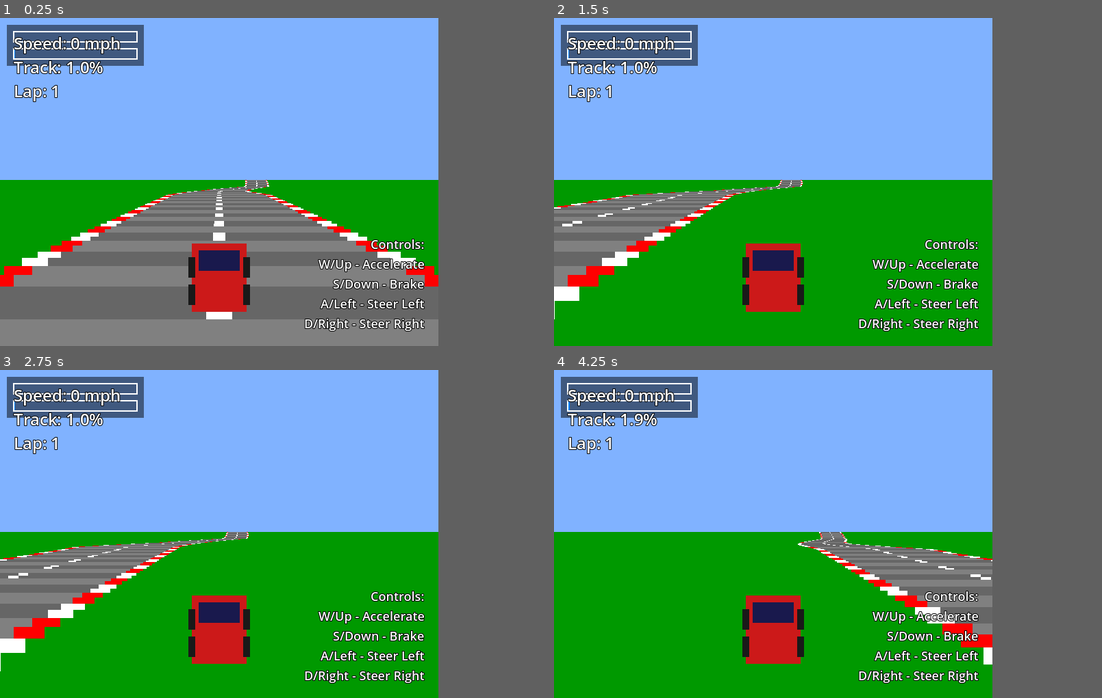
Above: before the commit, frames 1-4 (two rows, left to right).
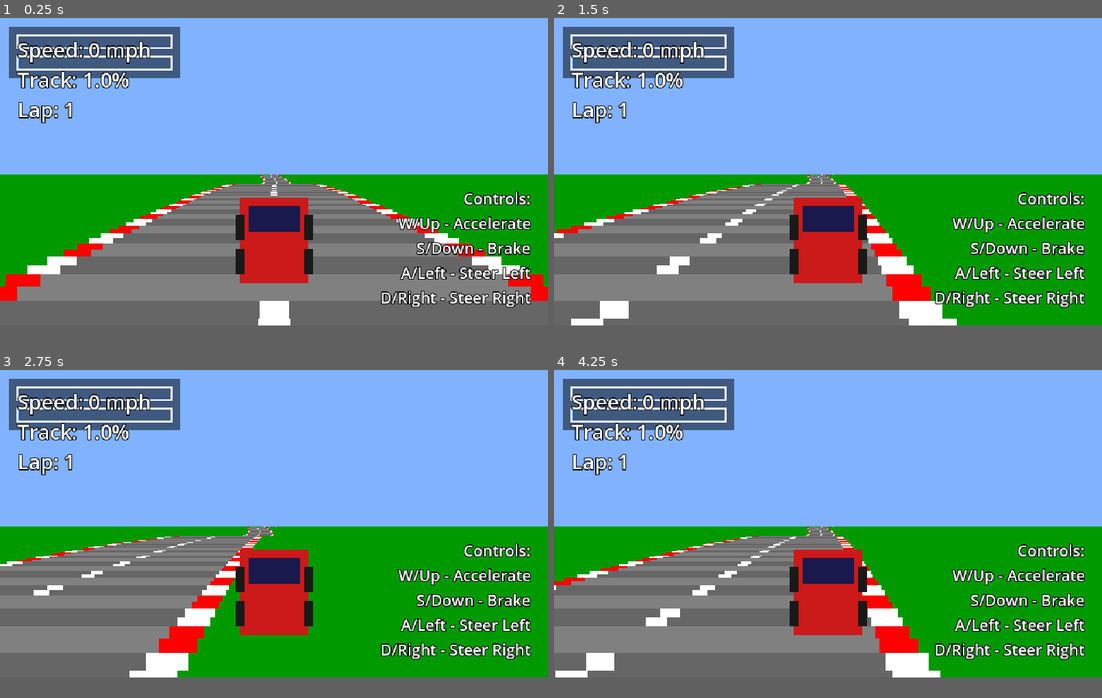
Above: after the commit, the same moments.

Repository: csmallfield/SpaceRacer
Game: Godot game, scene res://scenes/Main.tscn
Same seed, same stepped clock (60 frames per second), same inputs: the game is played once before the commit and once after it.
Inputs:
- Up to frame 1 (0.25 s): no input
- Up to frame 2 (1.5 s): tap Enter at 0.5 s; hold D (steer_right) 0.53-1.28 s; hold S (brake) from 1.28 s (still down)
- Up to frame 3 (2.75 s): tap Space at 2 s; release S (brake) at 2.03 s; hold D (steer_right) from 2.03 s (still down)
- Up to frame 4 (4.25 s): release D (steer_right) at 2.78 s; hold W (accelerate) 2.78-3.53 s; hold A (steer_left) from 3.53 s (still down)
The window is 640x480 before the commit and 800x450 after it. Grey fills any space a smaller window leaves; there, only what the larger window draws over its background counts as a difference.

The runs differ from the first frame. In frame 1, 35% of the frame differs, in the area x 0-100%, y 2-96%; in frame 2, 41%; in frame 3, 36%; in frame 4, 45%.

Commit message:
smoother curves

Diff:
--- a/spaceracer/project.godot
+++ b/spaceracer/project.godot
@@ -17,9 +17,10 @@
 
 [display]
 
-window/size/viewport_width=640
-window/size/viewport_height=480
+window/size/viewport_width=1280
+window/size/viewport_height=720
 window/stretch/mode="viewport"
+window/stretch/scale=2.0
 
 [input]
 
--- a/spaceracer/scripts/Player.gd
+++ b/spaceracer/scripts/Player.gd
@@ -12,9 +12,9 @@
 const ACCELERATION: float = 200.0
 const DECELERATION: float = 300.0
 const BRAKE_DECELERATION: float = 150.0
-const OFF_ROAD_DECEL: float = 00.0
-const STEERING_SPEED: float = 20.0
-const CENTRIFUGAL_FORCE: float = 0.3
+const OFF_ROAD_DECEL: float = 200.0
+const STEERING_SPEED: float = 1.0
+const CENTRIFUGAL_FORCE: float = 0.5
 
 # Camera
 const CAMERA_HEIGHT: float = 1000.0  # Camera height above road
@@ -43,12 +43,13 @@
 		steering = 1.0
 
 	# Apply centrifugal force from curves
-	if current_segment:
-		x -= (current_segment.curve * speed * CENTRIFUGAL_FORCE * delta)
-
 	# Apply steering
 	x += steering * STEERING_SPEED * delta
 
+# Apply centrifugal force from curves (after steering so it can be fought)
+	if current_segment:
+		var curve_push = current_segment.curve * (speed / MAX_SPEED) * CENTRIFUGAL_FORCE * delta
+		x -= curve_push
 	# Keep player on or near the road (allow going off-road but slow down)
 	if abs(x) > 1.0:
 		# Off-road - apply additional deceleration
--- a/spaceracer/scripts/RoadRenderer.gd
+++ b/spaceracer/scripts/RoadRenderer.gd
@@ -86,6 +86,10 @@
 
 		segment.y = y_pos
 
+		# Hills - add elevation changes
+		var hill_position: float = float(i) / float(num_segments) * PI * 4.0
+		y_pos = sin(hill_position) * 500.0 + cos(hill_position * 0.5) * 200.0
+
 		# Alternate colors for road stripes
 		segment.is_striped = (i % 4) < 2
 
@@ -133,6 +137,12 @@
 	for n in range(draw_start, draw_end):
 		var i: int = n % segments.size()
 		var segment: RoadSegment = segments[i]
+		var next_segment: RoadSegment = segments[(i + 1) % segments.size()]
+
+	# Interpolate to next segment for smoother visuals
+		var lerp_amount: float = base_percent if i == base_index else 0.0
+		var interpolated_y: float = lerp(segment.y, next_segment.y, lerp_amount)
+		var interpolated_curve: float = lerp(segment.curve, next_segment.curve, lerp_amount)
 
 		# Calculate distance from camera
 		var segment_distance: float = float(n - base_index)
@@ -145,7 +155,7 @@
 		# 3D to 2D projection
 		segment.scale = 300 / z
 		var camera_y: float = player.y + base_segment.y
-		var proj_y: float = (camera_y - segment.y) * segment.scale
+		var proj_y: float = (camera_y - interpolated_y) * segment.scale
 		segment.clip = half_height + proj_y
 
 		# Debug output for first few segments
@@ -159,7 +169,7 @@
 			continue
 
 		# Calculate curve offset
-		curve_delta += segment.curve
+		curve_delta += interpolated_curve
 		curve_offset += curve_delta
 
 		# Project road width and position
